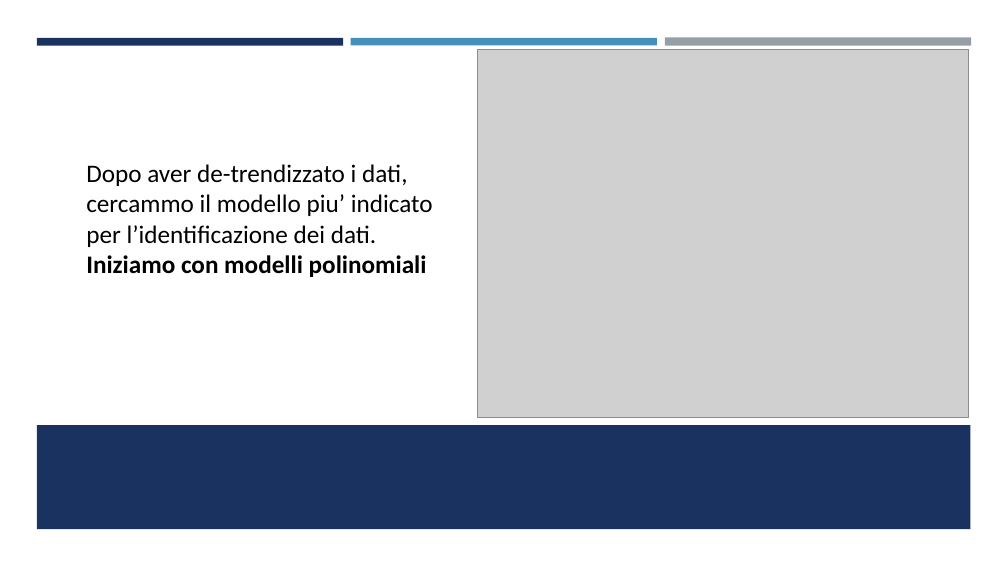
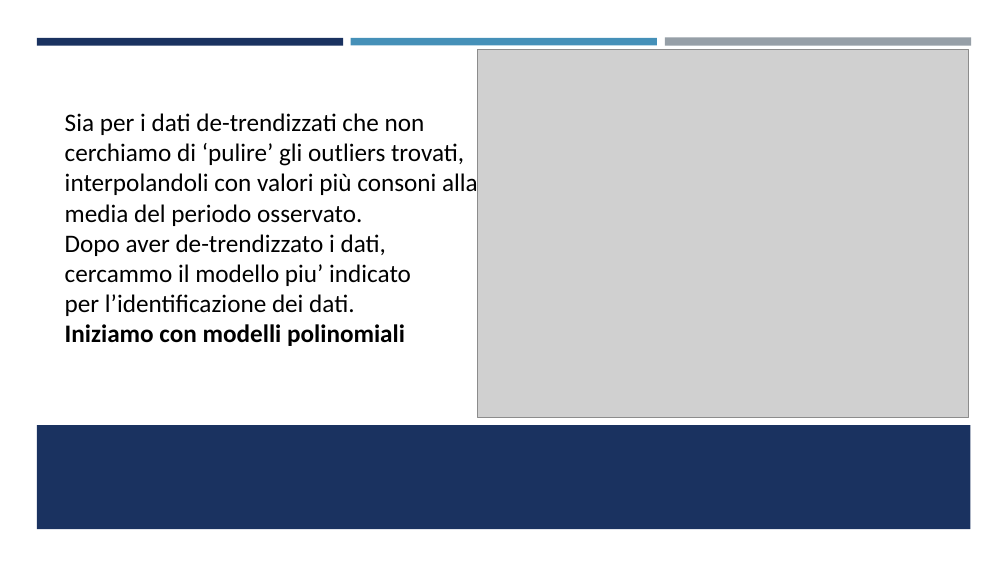
Before and after one commit to FabioPezzini/ShortTerm-Predictor, a slide deck: slide 5 of ProvaPresentazione.pptx. Drawn at 1008x567 pixels with LibreOffice and Linux fonts; fonts in the diff are those of the drawing; grey boxes stand for pictures. Boxes give left, top, right and bottom in pixels: in the first picture for what was removed or moved away, otherwise in the second. Text is boxed around its words. In the diff, an @@ line names an element or a change of style, - is before the commit and + after.

```diff
--- a/ProvaPresentazione.pptx
+++ b/ProvaPresentazione.pptx
@@ text "Sia per i dati de-trendizzati ..." moved from (x1=86, y1=164, x2=433, y2=277) to (x1=65, y1=113, x2=478, y2=346) @@
@@ text at (x1=65, y1=113, x2=478, y2=226): paragraph added @@
+Sia per i dati de-trendizzati che non cerchiamo di ‘pulire’ gli outliers trovati, interpolandoli con valori più consoni alla media del periodo osservato.
```
Also in this commit, not shown: 1 other slide changed, 6 slides added, 4 slides removed, 1 other file.
